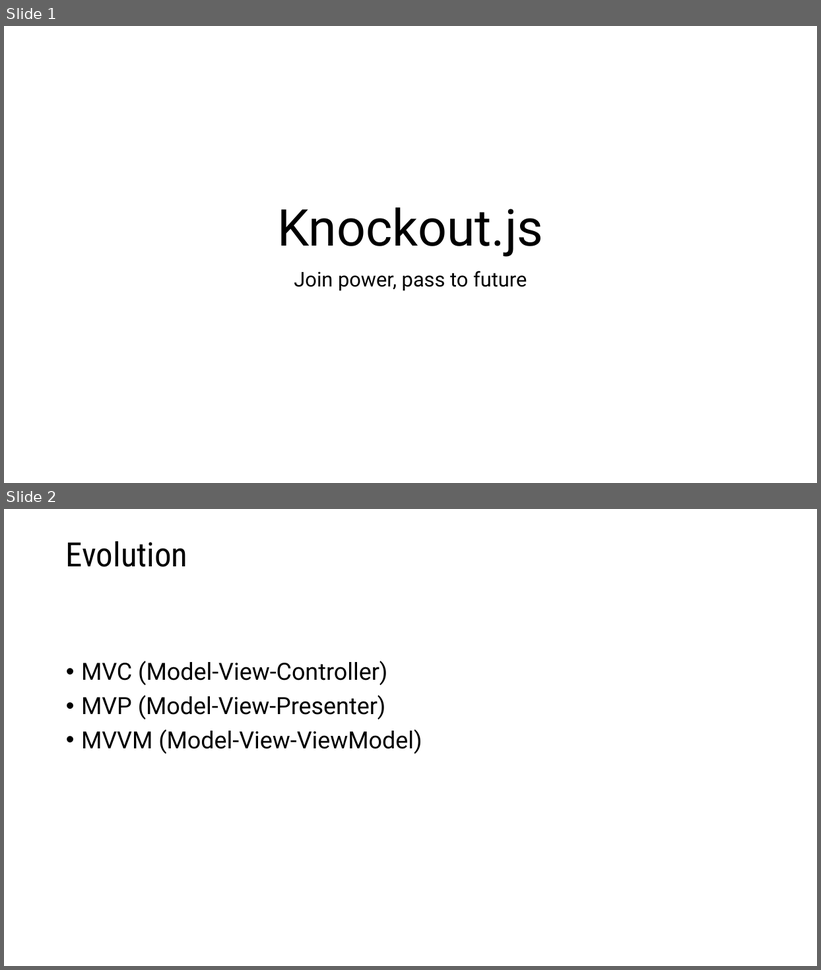
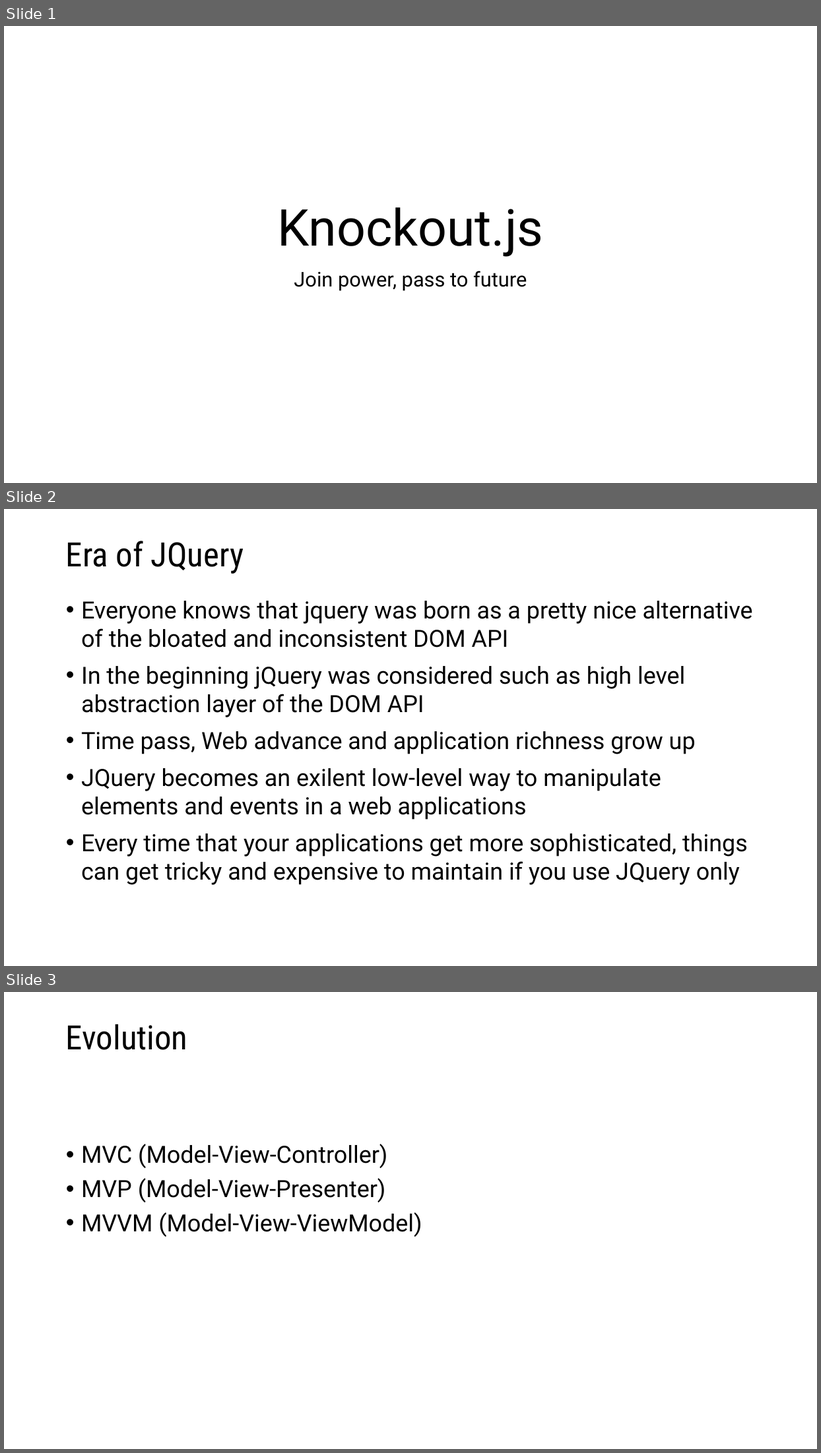
Before and after one commit to vba/presentations, a slide deck: knockout.js/knockout.js.pptx. Shown one above the other, each under a label of ours: slides 1 and 2 before the commit, slides 1, 2 and 3 after it. The pictures are 821x970 and 821x1453 pixels, drawn with LibreOffice and Linux fonts; fonts in the diff are those of the drawing. Boxes give left, top, right and bottom in pixels: in the first picture for what was removed or moved away, otherwise in the second. Text is boxed around its words. In the diff, an @@ line names an element or a change of style, - is before the commit and + after.

```diff
--- a/knockout.js/knockout.js.pptx
+++ b/knockout.js/knockout.js.pptx
@@ slide 2 added at bbox=[4, 509, 817, 966], background #FFFFFF @@
@@ title added at bbox=[66, 541, 244, 574], 39.6 pt, text #000000 @@
+Era of JQuery
@@ text added at bbox=[81, 601, 753, 885], 28 pt, text #000000 @@
+• Everyone knows that jquery was born as a pretty nice alternative of the bloated and inconsistent DOM API
+• In the beginning jQuery was considered such as high level abstraction layer of the DOM API
+• Time pass, Web advance and application richness grow up
+• JQuery becomes an exilent low-level way to manipulate elements and events in a web applications
+• Every time that your applications get more sophisticated, things can get tricky and expensive to maintain if you use JQuery only
@@ what was slide 2 is now slide 3 @@
```
Also in this commit, not shown: 3 slides changed, 3 other slides added.
